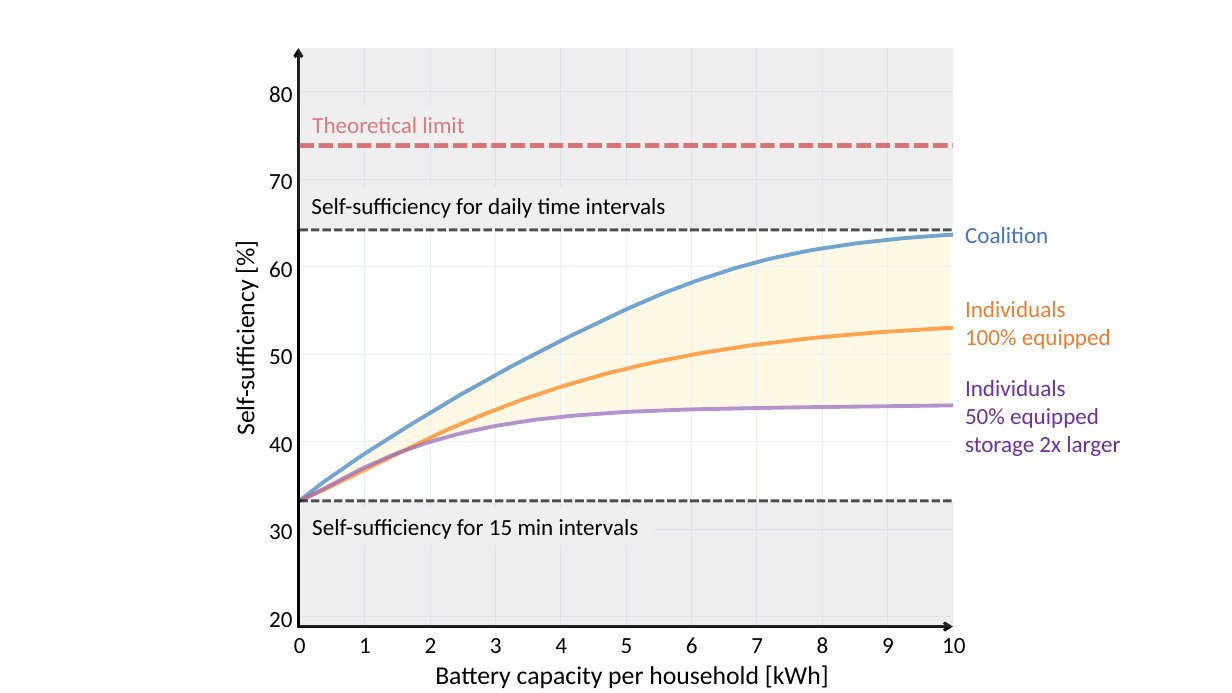
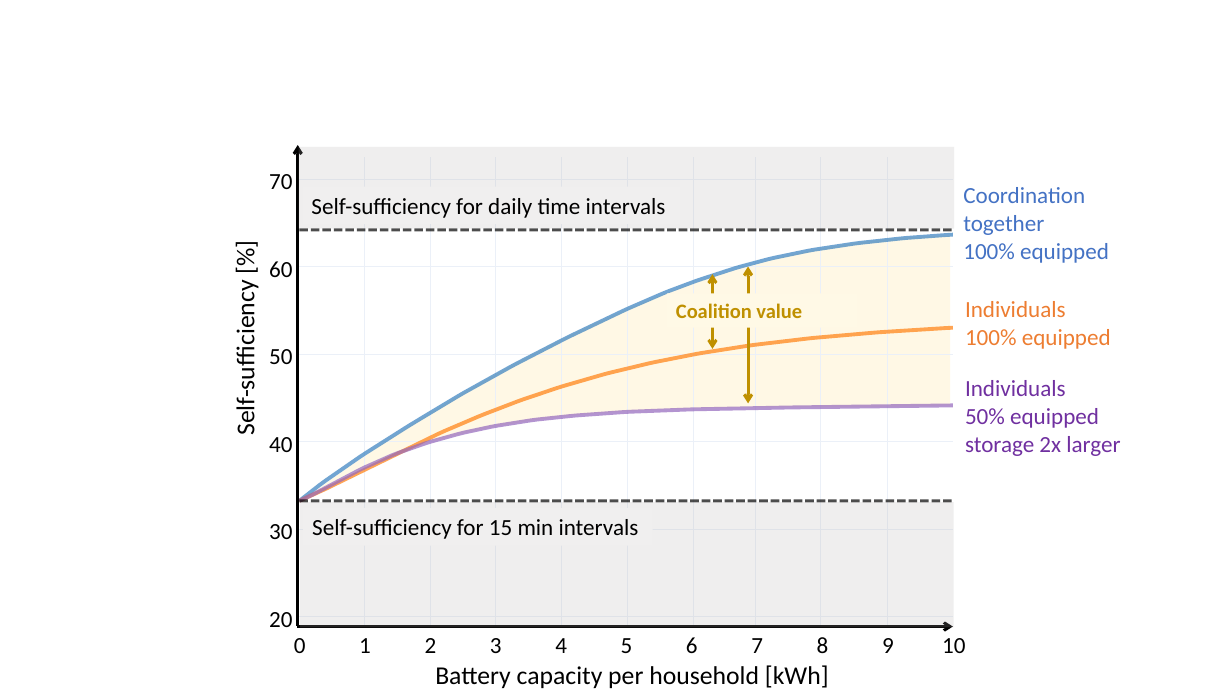
Before and after one commit to Jonathan56/supplementary_thesis, a slide deck: slide 26 of figures.pptx (slide 24 before the commit). Drawn at 1232x693 pixels with LibreOffice and Linux fonts; fonts in the diff are those of the drawing. Boxes give left, top, right and bottom in pixels: in the first picture for what was removed or moved away, otherwise in the second. Text is boxed around its words. In the diff, an @@ line names an element or a change of style, - is before the commit and + after.

```diff
--- a/figures.pptx
+++ b/figures.pptx
@@ text removed at <box>269,86,292,102</box> @@
-80
@@ freeform shape removed at <box>299,91,953,92</box> @@
@@ rectangle removed at <box>303,106,476,143</box> @@
-Theoretical limit
@@ freeform shape: place and size @@
-freeform shape at <box>299,48,299,626</box>
+freeform shape at <box>298,145,302,626</box>
@@ rectangle: place and size @@
-rectangle at <box>298,48,953,229</box>
+rectangle at <box>299,147,954,229</box>
@@ freeform shape removed at <box>299,146,953,147</box> @@
@@ freeform shape: place and size @@
-freeform shape at <box>365,48,366,626</box>
+freeform shape at <box>364,157,369,626</box>
@@ freeform shape: place and size @@
-freeform shape at <box>430,48,431,626</box>
+freeform shape at <box>431,157,435,626</box>
@@ freeform shape: place and size @@
-freeform shape at <box>495,48,496,626</box>
+freeform shape at <box>496,157,501,626</box>
@@ freeform shape: place and size @@
-freeform shape at <box>561,48,562,626</box>
+freeform shape at <box>561,157,566,626</box>
@@ freeform shape: place and size @@
-freeform shape at <box>627,48,628,626</box>
+freeform shape at <box>628,157,634,626</box>
@@ freeform shape: place and size @@
-freeform shape at <box>691,48,692,626</box>
+freeform shape at <box>693,157,698,626</box>
@@ freeform shape: place and size @@
-freeform shape at <box>757,48,758,626</box>
+freeform shape at <box>755,157,760,626</box>
@@ freeform shape: place and size @@
-freeform shape at <box>823,48,823,626</box>
+freeform shape at <box>821,157,825,626</box>
@@ freeform shape: place and size @@
-freeform shape at <box>888,48,889,626</box>
+freeform shape at <box>887,157,896,626</box>
@@ text added at <box>963,187,1109,263</box>, 18 pt, text #4472C4 @@
+Coordination
+together
+100% equipped
@@ double arrow added from (749, 266) to (749, 403), #BF9000 2.25 pt @@
@@ double arrow added from (713, 274) to (713, 349), #BF9000 2.25 pt @@
@@ text at <box>676,303,802,318</box>: text changed; size 18 to 16 pt; text colour #4472C4 to #BF9000; bold on @@
-Coalition
+Coalition value
```
Also in this commit, not shown: 12 other slides changed, 4 slides added, 3 other files.
